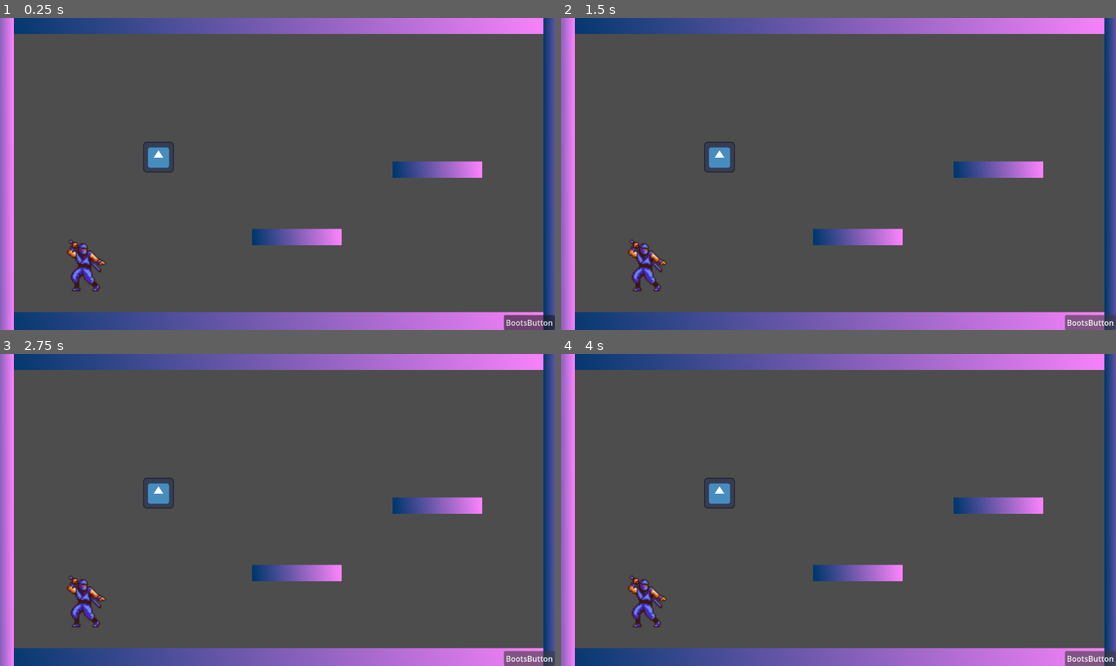
Above: before the commit, frames 1-4 (two rows, left to right).
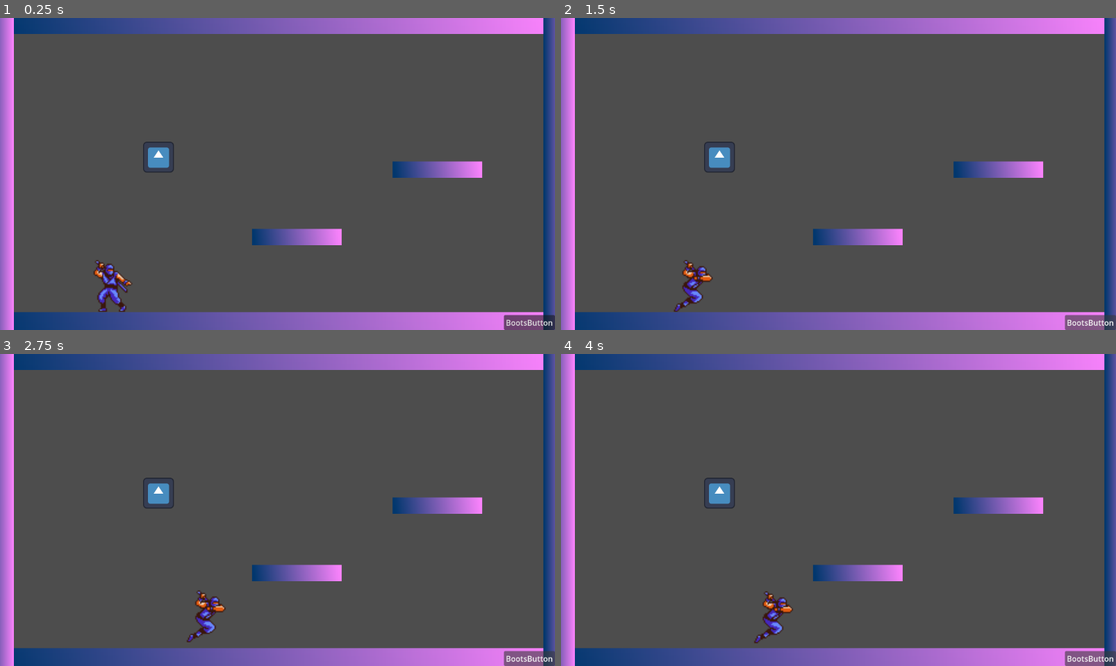
Above: after the commit, the same moments.

Repository: Rayvet24/movimiento_2D_en_godot
Game: Godot game, scene res://main.tscn
Two runs of this game, one before a commit and one after it. Both use one fixed random seed, a clock stepped at 60 frames per second and the inputs below. The engine's default icon, where the game draws it, is replaced by a stand-in: a white triangle on a blue panel in a dark square.
Inputs:
- Up to frame 1 (0.25 s): no input
- Up to frame 2 (1.5 s): click "BootsButton" at 0.5 s; tap Enter at 1.25 s; hold D (move_right) from 1.28 s (still down); hold F (attack) from 1.28 s (still down)
- Up to frame 3 (2.75 s): keep holding D (move_right); tap Space (jump) at 1.52, 1.55, 1.82, 2.1, 2.27, 2.57 s; release F (attack) at 2.03 s; tap F (attack) at 2.3 s
- Up to frame 4 (4 s): release D (move_right) at 2.78 s; hold A (move_left) 2.78-3.53 s; hold F (attack) 2.78-3.53 s; tap Space (jump) at 3.05, 3.77 s; hold D (move_right) from 3.53 s (still down); tap F (attack) at 3.6 s

The runs differ from the first frame. In frame 1, 1.1% of the frame differs, in the area x 12-24%, y 71-95%; in frame 2, 1.0%; in frame 3, 1.0%; in frame 4, 1.0%.

Commit message:
Arreglo de nodos y script basico de player
el mayor cambio fue arreglar el uso de nodos a unos mas correctos, este cambio incluye cambios de nodos raíz incluso pero ahora todo colisiona bien. lo otro mas grande es el script para hacer el movimiento basico del personaje, izq, der y un salto corto

Diff:
--- a/movimiento-2d-en-godot/main.tscn
+++ b/movimiento-2d-en-godot/main.tscn
@@ -6,7 +6,8 @@
 
 [node name="Main" type="Node" unique_id=1667012830]
 
-[node name="Player" parent="." unique_id=1860331272 instance=ExtResource("1_0xm2m")]
+[node name="Player" parent="." unique_id=1389205224 instance=ExtResource("1_0xm2m")]
+position = Vector2(232, 543)
 
 [node name="Platform" parent="." unique_id=1505565618 instance=ExtResource("2_h2yge")]
 position = Vector2(575, 643)
--- a/movimiento-2d-en-godot/platforms.tscn
+++ b/movimiento-2d-en-godot/platforms.tscn
@@ -7,13 +7,15 @@
 gradient = SubResource("Gradient_453f1")
 fill_from = Vector2(0, 0.02173913)
 
-[node name="Platform" type="Node2D" unique_id=1505565618]
-position = Vector2(120, 69)
+[sub_resource type="RectangleShape2D" id="RectangleShape2D_453f1"]
+size = Vector2(65, 65)
+
+[node name="Platform" type="StaticBody2D" unique_id=1454577148]
+collision_mask = 0
 metadata/_edit_group_ = true
-
-[node name="Area" type="Area2D" parent="." unique_id=791874452]
-
-[node name="Collision" type="CollisionShape2D" parent="Area" unique_id=1417158081]
 
 [node name="Texture" type="Sprite2D" parent="." unique_id=972221119]
 texture = SubResource("GradientTexture2D_y362q")
+
+[node name="Collision" type="CollisionShape2D" parent="." unique_id=1417158081]
+shape = SubResource("RectangleShape2D_453f1")
--- /dev/null
+++ b/movimiento-2d-en-godot/player.gd
@@ -0,0 +1,72 @@
+extends CharacterBody2D
+
+@export var speed = 400
+@export var gravity = 980
+@export var min_jump_foce = -150
+@export var max_jump_foce = -250
+@export var jump_aceleration = -400
+
+var jumping = false
+#func _ready() -> void:
+#	pass
+
+func _physics_process(delta) -> void:
+	velocity.x = 0
+	#velocity.y = 0
+
+	if not is_on_floor(): #gravedad
+		velocity.y += gravity * delta
+	else:
+		velocity.y = 0
+		jumping = false
+
+	if is_on_floor():
+		$Sprite.frame = 0
+
+	if Input.is_action_pressed("move_left") and is_on_floor(): #mover izq
+		velocity.x -= speed
+		$Sprite.flip_h = true
+		$Sprite.frame = 12
+		#await get_tree().create_timer(0.2).timeout
+		#$Sprite.frame = 13
+		#$Sprite.frame = 14
+		#$Sprite.frame = 15
+	if Input.is_action_pressed("move_right") and is_on_floor(): #mover der
+		velocity.x += speed
+		$Sprite.flip_h = false
+		$Sprite.frame = 12
+		#$Sprite.frame = 13
+		#$Sprite.frame = 14
+		#$Sprite.frame = 15
+
+	var jump = false #salto
+	if is_on_floor():
+		jump = true
+
+	if Input.is_action_just_pressed("jump") and jump == true: #salto mínimo
+		velocity.y += min_jump_foce
+		jumping = true
+
+
+	#while jumping == true:
+	#	$Sprite.frame = 8
+	#	$Sprite.frame = 9
+	#	$Sprite.frame = 10
+	#	$Sprite.frame = 11
+
+
+	if Input.is_action_pressed("jump") and jump == true and jumping == true: #salto hasta el max
+		if velocity.y > max_jump_foce:
+			velocity.y -= jump_aceleration * delta
+		else:
+			jumping = false
+
+	if Input.is_action_just_released("jump"): #deja de subir
+		jumping = false
+
+
+	if Input.is_action_pressed("attack") and is_on_floor(): #atacar en el piso
+		velocity.y -= 1 #atacar en aire
+
+
+	move_and_slide()
--- a/movimiento-2d-en-godot/player.tscn
+++ b/movimiento-2d-en-godot/player.tscn
@@ -1,25 +1,30 @@
 [gd_scene format=3 uid="uid://dumvaagjq3ket"]
 
 [ext_resource type="Texture2D" uid="uid://bjeysos7aocq8" path="res://spritesheet.png" id="1_4flbx"]
+[ext_resource type="Script" uid="uid://bw8pf6db8yy4w" path="res://player.gd" id="1_onrkg"]
 
 [sub_resource type="RectangleShape2D" id="RectangleShape2D_4flbx"]
-size = Vector2(41, 94.5)
+size = Vector2(42, 99)
 
-[node name="Player" type="Area2D" unique_id=48319274]
-position = Vector2(-18, -30)
-gravity_point = true
-gravity_point_unit_distance = 1.0
-gravity_point_center = Vector2(1, 1)
-gravity_direction = Vector2(1, 1)
+[sub_resource type="RectangleShape2D" id="RectangleShape2D_onrkg"]
+size = Vector2(63, 20)
+
+[node name="Player" type="CharacterBody2D" unique_id=1389205224]
+collision_layer = 2
+script = ExtResource("1_onrkg")
 metadata/_edit_group_ = true
 
-[node name="Collision" type="CollisionShape2D" parent="." unique_id=1763303889]
-position = Vector2(191.5, 550.25)
-shape = SubResource("RectangleShape2D_4flbx")
-
 [node name="Sprite" type="Sprite2D" parent="." unique_id=2022361919]
-position = Vector2(195, 538.00006)
 scale = Vector2(2.5, 2.5)
 texture = ExtResource("1_4flbx")
 hframes = 4
 vframes = 7
+frame = 15
+
+[node name="BodyCollision" type="CollisionShape2D" parent="." unique_id=1763303889]
+position = Vector2(-3, 10.5)
+shape = SubResource("RectangleShape2D_4flbx")
+
+[node name="AttackCollision" type="CollisionShape2D" parent="." unique_id=795435882]
+position = Vector2(33, -4)
+shape = SubResource("RectangleShape2D_onrkg")
Not shown, added: movimiento-2d-en-godot/player.gd.uid
